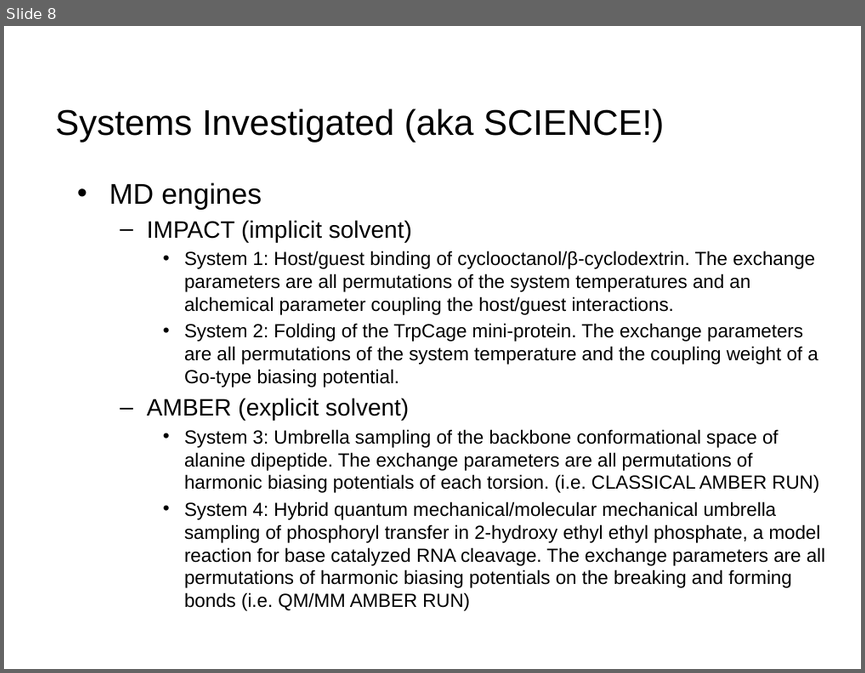
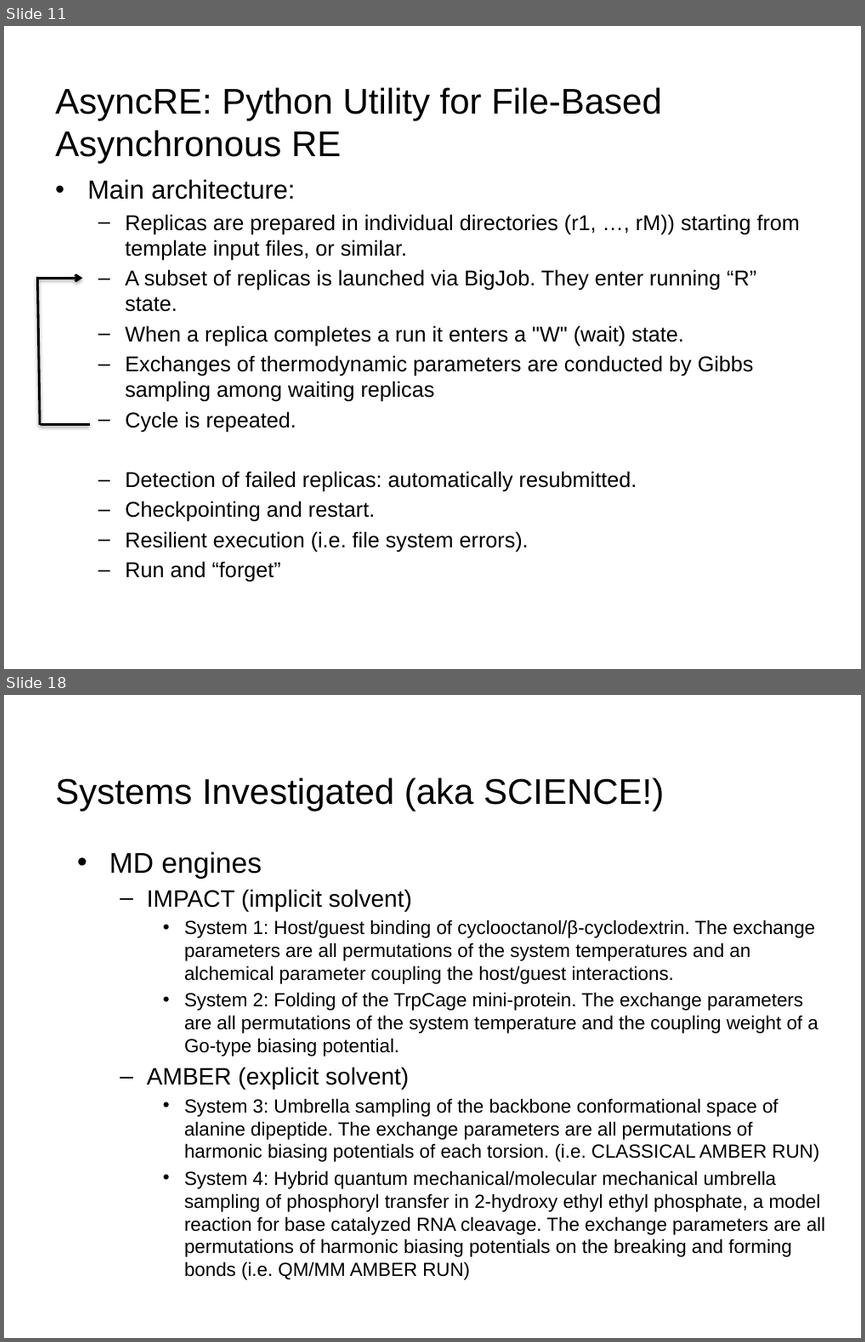
Before and after one commit to saga-project/presentations, a slide deck: 2013-XSEDE-CDI.pptx. Shown one above the other, each under a label of ours: slide 8 before the commit, slides 11 and 18 after it; the slides between them are not shown. The pictures are 865x673 and 865x1342 pixels, drawn with LibreOffice and Linux fonts; fonts in the diff are those of the drawing; background and template pictures are left out. Boxes give left, top, right and bottom in pixels: in the first picture for what was removed or moved away, otherwise in the second. Text is boxed around its words. In the diff, an @@ line names an element or a change of style, - is before the commit and + after.

```diff
--- a/2013-XSEDE-CDI.pptx
+++ b/2013-XSEDE-CDI.pptx
@@ slide 11 added at (4, 26, 861, 669), background #FFFFFF; not listed: 1 template element that a slide beside it also shows @@
@@ title added at (55, 87, 662, 164), 30 pt, text #000000 @@
+AsyncRE: Python Utility for File-Based
+Asynchronous RE
@@ text added at (87, 179, 800, 582), 18 pt, text #000000 @@
+• Main architecture:
+  – Replicas are prepared in individual directories (r1, …, rM)) starting from template input files, or similar.
+  – A subset of replicas is launched via BigJob. They enter running “R” state.
+  – When a replica completes a run it enters a "W" (wait) state.
+  – Exchanges of thermodynamic parameters are conducted by Gibbs sampling among waiting replicas
+  – Cycle is repeated.
+  – Detection of failed replicas: automatically resubmitted.
+  – Checkpointing and restart.
+  – Resilient execution (i.e. file system errors).
+  – Run and “forget”
@@ line added from (37, 277) to (40, 425), #000000 2 pt @@
@@ arrow added from (38, 278) to (83, 278), #000000 2 pt @@
@@ line added from (41, 425) to (90, 425), #000000 2 pt @@
@@ what was slide 8 is now slide 18 @@
```
Also in this commit, not shown: 9 slides changed, 14 other slides added, 4 slides removed, 1 other file.
